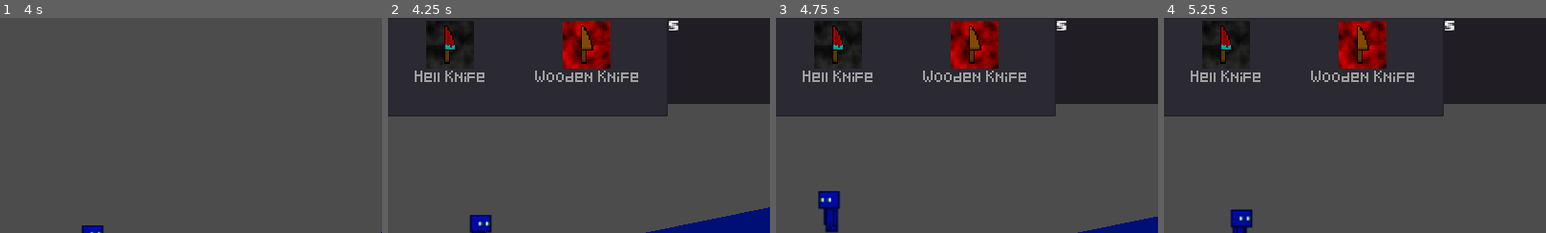
Above: before the commit, frames 1-4 (left to right).
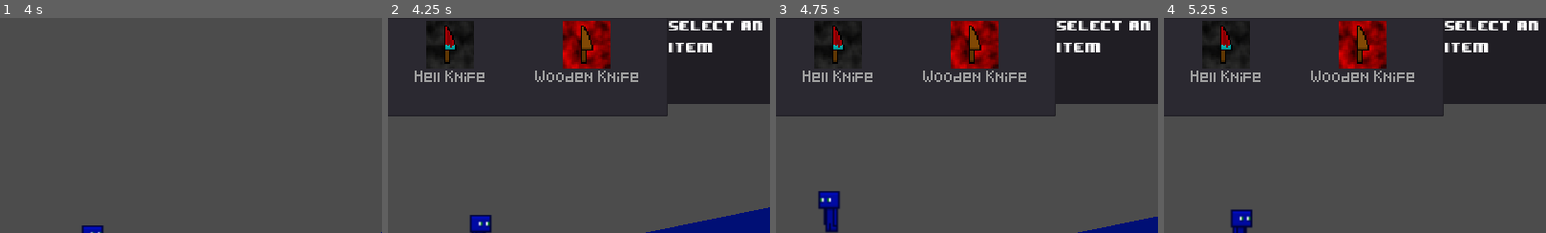
Above: after the commit, the same moments.

Repository: YaManTarzan/Roguelike
Game: Godot game, scene res://scenes/test/PlayerTest.tscn
Same seed, same stepped clock (60 frames per second), same inputs: the game is played once before the commit and once after it.
Inputs:
- Up to frame 1 (4 s): hold D (right) 0.53-2.03 s; tap W (up) at 0.77, 1.52, 3.02, 3.77 s; hold A (left) 2.03-2.78 s; hold D (right) from 2.78 s (still down)
- Up to frame 2 (4.25 s): keep holding D (right); tap Q (inventory) at 4.15 s
- Up to frame 3 (4.75 s): release D (right) at 4.28 s; hold A (left) from 4.28 s (still down); tap W (up) at 4.52 s
- Up to frame 4 (5.25 s): release A (left) at 5.03 s; hold D (right) from 5.03 s (still down)
The pictures show only the part of the screen within x 40-90%, y 0-50%; the shares and areas given below are measured in that part.

Frame 1 is identical in both runs. In frame 2, 1.1% of the frame differs, in the area x 73-98%, y 1-16%; in frame 3, 1.1%; in frame 4, 1.1%.

Commit message:
Used a better way of loop method

Diff:
--- a/scenes/inventory.tscn
+++ b/scenes/inventory.tscn
@@ -47,7 +47,7 @@
 margin_bottom = 83.0
 rect_scale = Vector2( 0.5, 0.5 )
 theme = SubResource( 5 )
-text = "s"
+text = "Select an item"
 scroll_active = false
 
 [node name="ItemList" type="ItemList" parent="CanvasLayer"]
--- a/scenes/player.tscn
+++ b/scenes/player.tscn
@@ -40,7 +40,7 @@
 "speed": 5.0
 } ]
 
-[node name="player" type="KinematicBody2D"]
+[node name="Player" type="KinematicBody2D"]
 script = ExtResource( 2 )
 
 [node name="Player" type="Sprite" parent="."]
--- a/scenes/test/PlayerTest.tscn
+++ b/scenes/test/PlayerTest.tscn
@@ -47,5 +47,5 @@
 rect_rotation = 8.26494
 color = Color( 0, 0.0627451, 0.462745, 1 )
 
-[node name="player" parent="." instance=ExtResource( 1 )]
+[node name="Player" parent="." instance=ExtResource( 1 )]
 position = Vector2( 177, 307 )
--- a/scripts/inventory.gd
+++ b/scripts/inventory.gd
@@ -1,6 +1,6 @@
 extends Control
-onready var itemlist:ItemList = $CanvasLayer/ItemList
-var items:Dictionary = {
+onready var itemlist : ItemList = $CanvasLayer/ItemList
+var items : Dictionary = {
 	"Knife": {
 		'picture': 'res://assets/items/knife.png',
 		"description": 'A standard knife',
@@ -16,10 +16,11 @@
 }
 func _ready():
 	$CanvasLayer.visible = false #<---- I can't do this in editor, so I have to do it via code.
-	var count = 0
-	while not count == 3:
-		additem(items.keys()[count])
-		count += 1
+	for key in items:
+		#Loop 1 = Knife
+		#Loop 2 = Hell Knife
+		#Loop 3 = Wooden Knife
+		additem(key)
 
 
 
